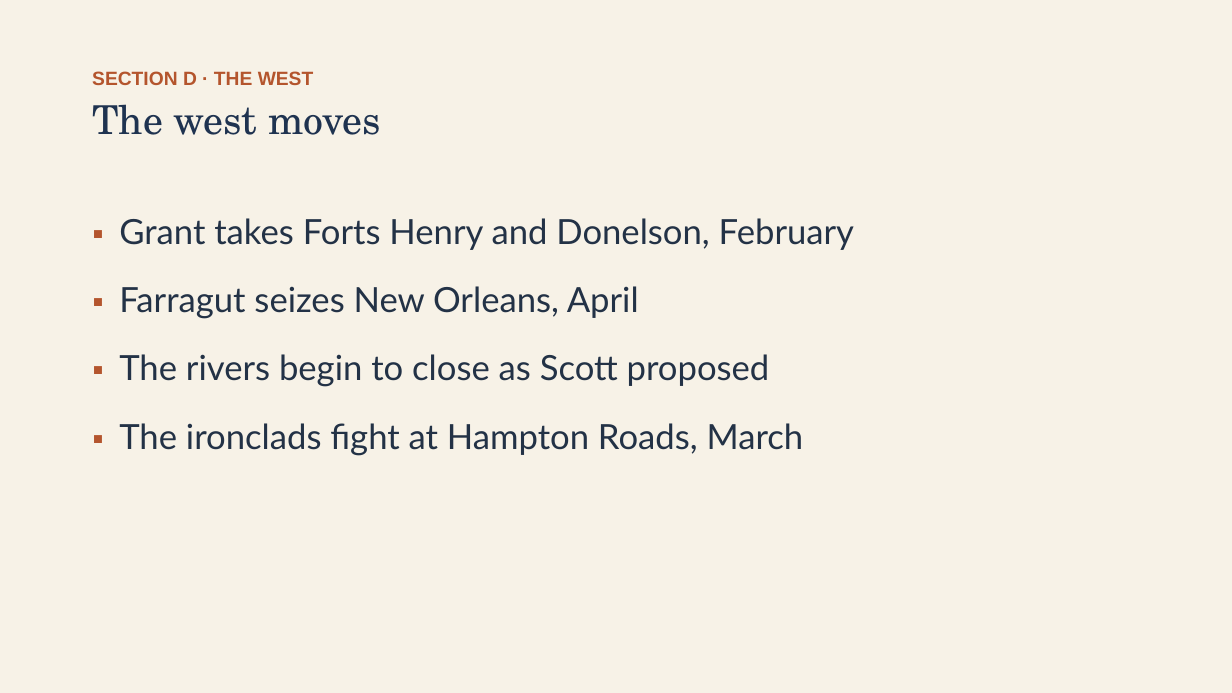
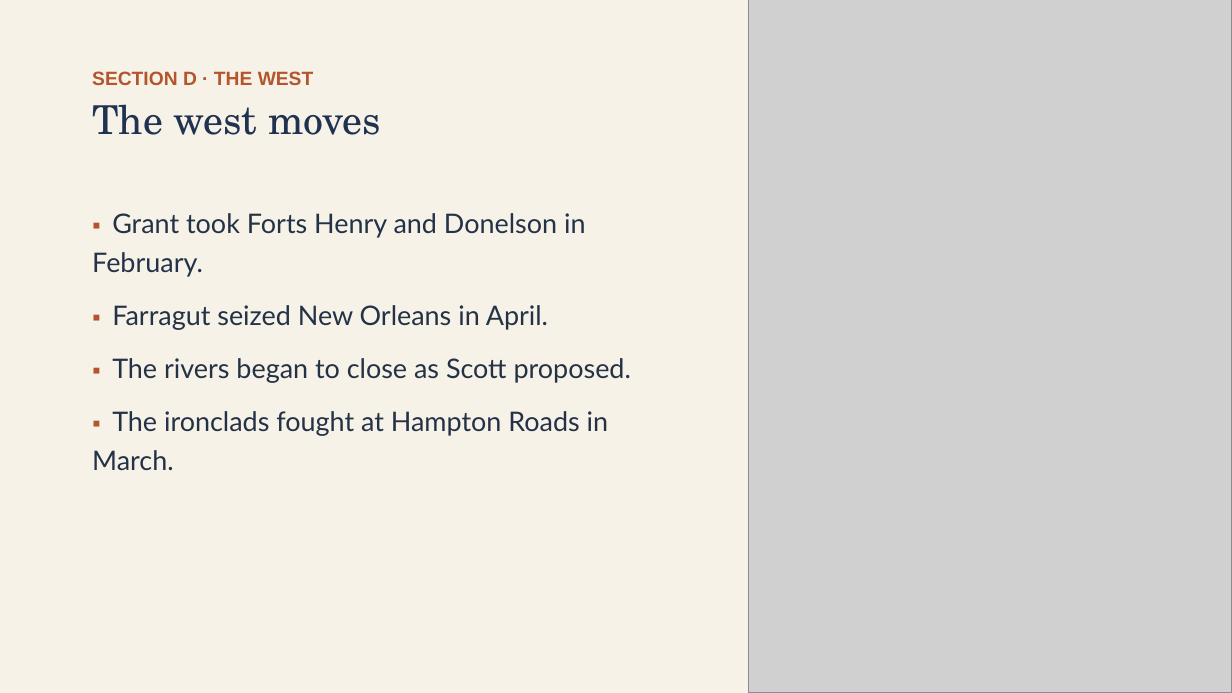
Before and after one commit to ab17gthb/humanities-curriculum-group, a slide deck: slide 15 of sectional-crisis/lesson-06/lesson-06-slides.pptx. Drawn at 1232x693 pixels with LibreOffice and Linux fonts; fonts in the diff are those of the drawing; grey boxes stand for pictures. Boxes give left, top, right and bottom in pixels: in the first picture for what was removed or moved away, otherwise in the second. Text is boxed around its words. In the diff, an @@ line names an element or a change of style, - is before the commit and + after.

Commit message:
Rollout: SC L6 reworked and live (The War Begins)

```diff
--- a/sectional-crisis/lesson-06/lesson-06-slides.pptx
+++ b/sectional-crisis/lesson-06/lesson-06-slides.pptx
@@ picture added at [749,0,1232,693] @@
@@ text at [92,213,631,470]: text changed; size 27 to 21 pt @@
-▪ Grant takes Forts Henry and Donelson, February
-▪ Farragut seizes New Orleans, April
-▪ The rivers begin to close as Scott proposed
-▪ The ironclads fight at Hampton Roads, March
+▪ Grant took Forts Henry and Donelson in February.
+▪ Farragut seized New Orleans in April.
+▪ The rivers began to close as Scott proposed.
+▪ The ironclads fought at Hampton Roads in March.
```
Also in this commit, not shown: 12 other slides changed, 6 other files.
